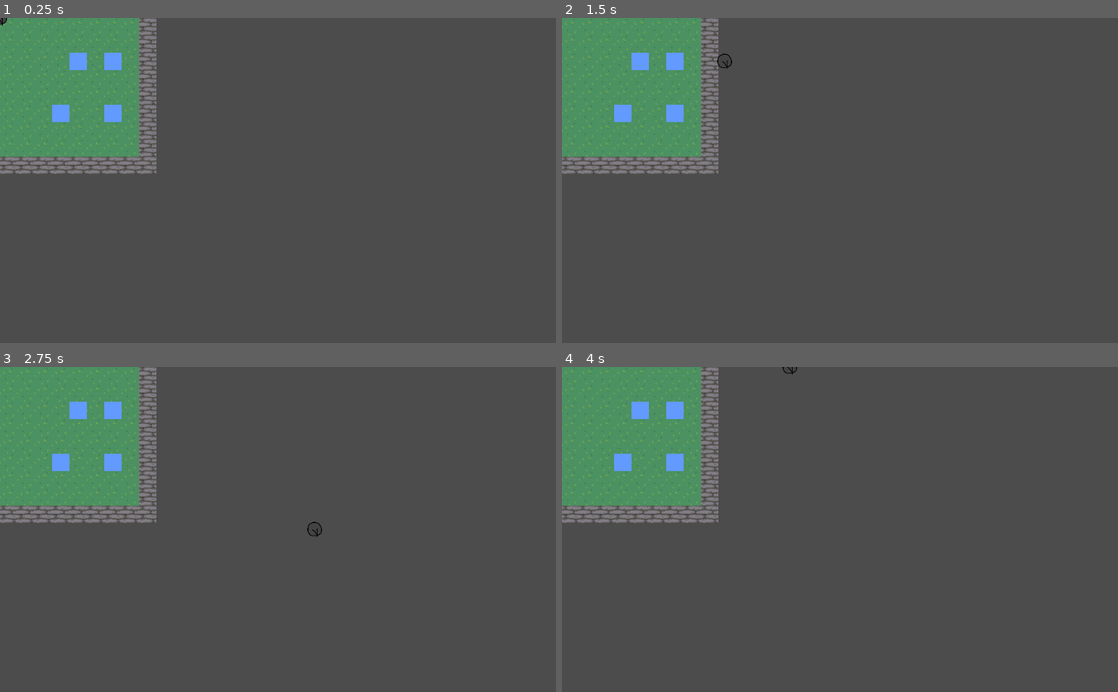
Above: before the commit, frames 1-4 (two rows, left to right).
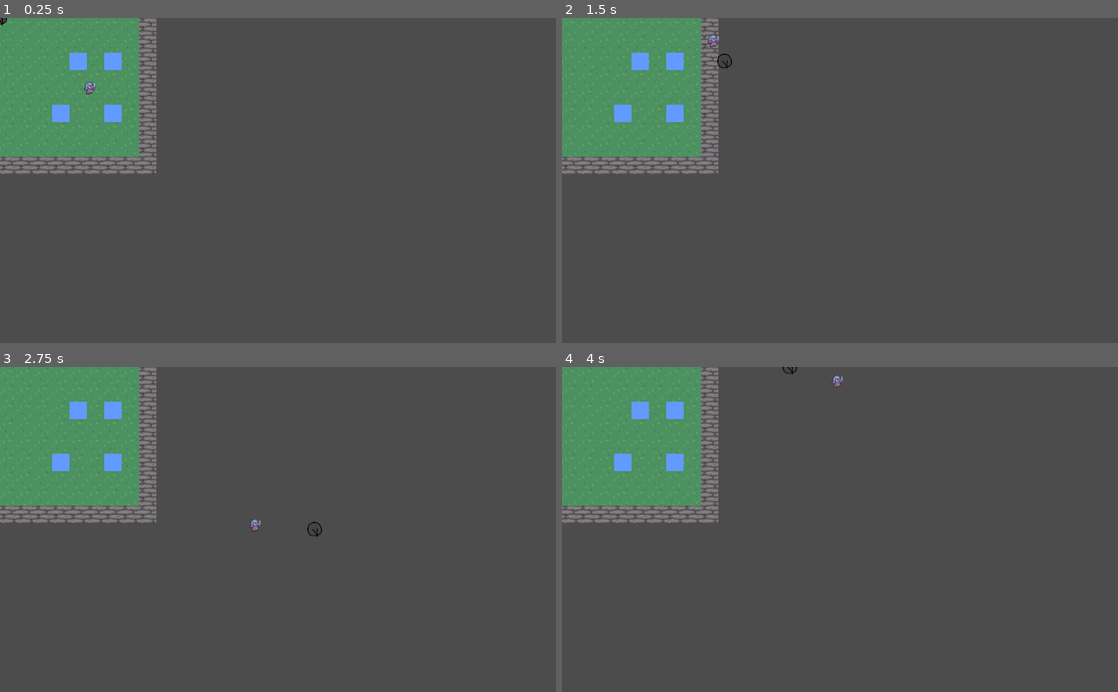
Above: after the commit, the same moments.

Repository: Lanilor53/wh-godot
Game: Godot game, scene res://Scenes/Main.tscn
The game is run twice, just before and just after one commit, with the same random seed, the same clock (stepped at 60 frames per second) and the same inputs.
Inputs:
- Up to frame 1 (0.25 s): no input
- Up to frame 2 (1.5 s): tap Enter at 0.5 s; hold D (move_right) 0.53-1.28 s; hold S (move_down) from 1.28 s (still down)
- Up to frame 3 (2.75 s): release S (move_down) at 2.03 s; hold D (move_right) from 2.03 s (still down)
- Up to frame 4 (4 s): release D (move_right) at 2.78 s; hold W (move_up) 2.78-3.53 s; hold A (move_left) from 3.53 s (still down)

The runs differ from the first frame. In frame 1, less than 0.1% of the frame differs, in the area x 15-18%, y 19-24%; in frame 2, less than 0.1%; in frame 3, less than 0.1%; in frame 4, less than 0.1%.

Commit message:
Add sample enemy that detects and runs after the player

Diff:
--- /dev/null
+++ b/Scenes/Enemy.gd
@@ -0,0 +1,17 @@
+extends Node2D
+
+var player
+var SPEED = 300
+var DETECT_DISTANCE = 150
+
+func _ready():
+	player = get_tree().get_root().get_node("Main").get_node("Player")
+
+func _process(delta):
+	var player_distance = self.position.distance_to(player.position)
+	print(player_distance)
+	if player_distance <= DETECT_DISTANCE:
+		var velocity = self.position.direction_to(player.position)
+		if velocity.length() > 0:
+			velocity = velocity.normalized() * SPEED
+		self.position += velocity * delta
--- a/Scenes/Enemy.tscn
+++ b/Scenes/Enemy.tscn
@@ -1,7 +1,95 @@
-[gd_scene format=2]
+[gd_scene load_steps=19 format=2]
+
+[ext_resource path="res://Textures/kobold-idle.png" type="Texture" id=1]
+[ext_resource path="res://Scenes/Enemy.gd" type="Script" id=2]
+
+[sub_resource type="AtlasTexture" id=1]
+flags = 4
+atlas = ExtResource( 1 )
+region = Rect2( 0, 0, 24, 24 )
+
+[sub_resource type="AtlasTexture" id=2]
+flags = 4
+atlas = ExtResource( 1 )
+region = Rect2( 24, 0, 24, 24 )
+
+[sub_resource type="AtlasTexture" id=3]
+flags = 4
+atlas = ExtResource( 1 )
+region = Rect2( 48, 0, 24, 24 )
+
+[sub_resource type="AtlasTexture" id=4]
+flags = 4
+atlas = ExtResource( 1 )
+region = Rect2( 72, 0, 24, 24 )
+
+[sub_resource type="AtlasTexture" id=5]
+flags = 4
+atlas = ExtResource( 1 )
+region = Rect2( 96, 0, 24, 24 )
+
+[sub_resource type="AtlasTexture" id=6]
+flags = 4
+atlas = ExtResource( 1 )
+region = Rect2( 120, 0, 24, 24 )
+
+[sub_resource type="AtlasTexture" id=7]
+flags = 4
+atlas = ExtResource( 1 )
+region = Rect2( 144, 0, 24, 24 )
+
+[sub_resource type="AtlasTexture" id=8]
+flags = 4
+atlas = ExtResource( 1 )
+region = Rect2( 168, 0, 24, 24 )
+
+[sub_resource type="AtlasTexture" id=9]
+flags = 4
+atlas = ExtResource( 1 )
+region = Rect2( 192, 0, 24, 24 )
+
+[sub_resource type="AtlasTexture" id=10]
+flags = 4
+atlas = ExtResource( 1 )
+region = Rect2( 216, 0, 24, 24 )
+
+[sub_resource type="AtlasTexture" id=11]
+flags = 4
+atlas = ExtResource( 1 )
+region = Rect2( 240, 0, 24, 24 )
+
+[sub_resource type="AtlasTexture" id=12]
+flags = 4
+atlas = ExtResource( 1 )
+region = Rect2( 264, 0, 24, 24 )
+
+[sub_resource type="AtlasTexture" id=13]
+flags = 4
+atlas = ExtResource( 1 )
+region = Rect2( 288, 0, 24, 24 )
+
+[sub_resource type="AtlasTexture" id=14]
+flags = 4
+atlas = ExtResource( 1 )
+region = Rect2( 312, 0, 24, 24 )
+
+[sub_resource type="AtlasTexture" id=15]
+flags = 4
+atlas = ExtResource( 1 )
+region = Rect2( 336, 0, 24, 24 )
+
+[sub_resource type="SpriteFrames" id=16]
+animations = [ {
+"frames": [ SubResource( 1 ), SubResource( 2 ), SubResource( 3 ), SubResource( 4 ), SubResource( 5 ), SubResource( 6 ), SubResource( 7 ), SubResource( 8 ), SubResource( 9 ), SubResource( 10 ), SubResource( 11 ), SubResource( 12 ), SubResource( 13 ), SubResource( 14 ), SubResource( 15 ) ],
+"loop": true,
+"name": "default",
+"speed": 15.0
+} ]
 
 [node name="Enemy" type="Node2D"]
-
-[node name="Sprite" type="Sprite" parent="."]
+z_index = 1
+script = ExtResource( 2 )
 
 [node name="AnimatedSprite" type="AnimatedSprite" parent="."]
+frames = SubResource( 16 )
+frame = 10
--- a/Scenes/Level1.tscn
+++ b/Scenes/Level1.tscn
@@ -1,11 +1,16 @@
-[gd_scene load_steps=2 format=2]
+[gd_scene load_steps=3 format=2]
 
 [ext_resource path="res://Tilesets/outdoor_tileset.tres" type="TileSet" id=1]
+[ext_resource path="res://Scenes/Enemy.tscn" type="PackedScene" id=2]
 
 [node name="Level1" type="Node2D"]
+z_index = -1
 
 [node name="TileMap" type="TileMap" parent="."]
 tile_set = ExtResource( 1 )
 cell_size = Vector2( 32, 32 )
 format = 1
 tile_data = PoolIntArray( -327675, 1, 0, -327674, 1, 0, -327673, 1, 0, -327672, 1, 0, -196612, 1, 0, -196611, 1, 0, -19 …(2039 unchanged characters)…
+
+[node name="Enemy" parent="." instance=ExtResource( 2 )]
+position = Vector2( 165, 129 )
--- a/Scenes/Main.tscn
+++ b/Scenes/Main.tscn
@@ -1,29 +1,22 @@
-[gd_scene load_steps=4 format=2]
-
-[ext_resource path="res://Scenes/Level1.tscn" type="PackedScene" id=1]
-[ext_resource path="res://Scenes/Player.tscn" type="PackedScene" id=2]
+[gd_scene load_steps=2 format=2]
 
 [sub_resource type="GDScript" id=1]
 script/source = "extends Node2D
 
-# Declare member variables here. Examples:
-# var a = 2
-# var b = \"text\"
+func load_level():
+	var player_scene = load(\"res://Scenes/Player.tscn\")
+	var level_scene = load(\"res://Scenes/Level1.tscn\")
+
+	var player_instance = player_scene.instance()
+	var level_instance = level_scene.instance()
+
+	self.add_child(player_instance)
+	self.add_child(level_instance)
 
 
-# Called when the node enters the scene tree for the first time.
 func _ready():
-	pass # Replace with function body.
-
-
-# Called every frame. 'delta' is the elapsed time since the previous frame.
-#func _process(delta):
-#	pass
+	load_level()
 "
 
 [node name="Main" type="Node2D"]
 script = SubResource( 1 )
-
-[node name="Level1" parent="." instance=ExtResource( 1 )]
-
-[node name="Player" parent="." instance=ExtResource( 2 )]
--- a/Scenes/Player.tscn
+++ b/Scenes/Player.tscn
@@ -6,6 +6,7 @@
 [sub_resource type="CircleShape2D" id=1]
 
 [node name="Player" type="Area2D"]
+z_index = 1
 script = ExtResource( 2 )
 
 [node name="Sprite" type="Sprite" parent="."]
Binary file added: Textures/kobold-idle.png
Not shown, added: Textures/kobold-idle.png.import
